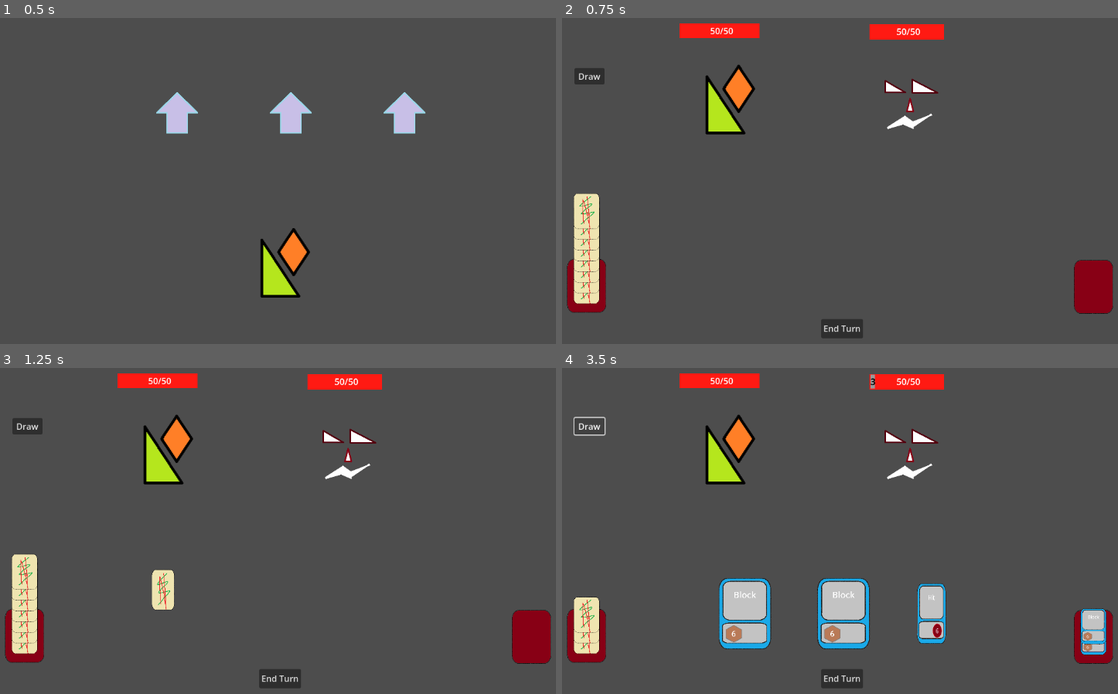
Above: before the commit, frames 1-4 (two rows, left to right).
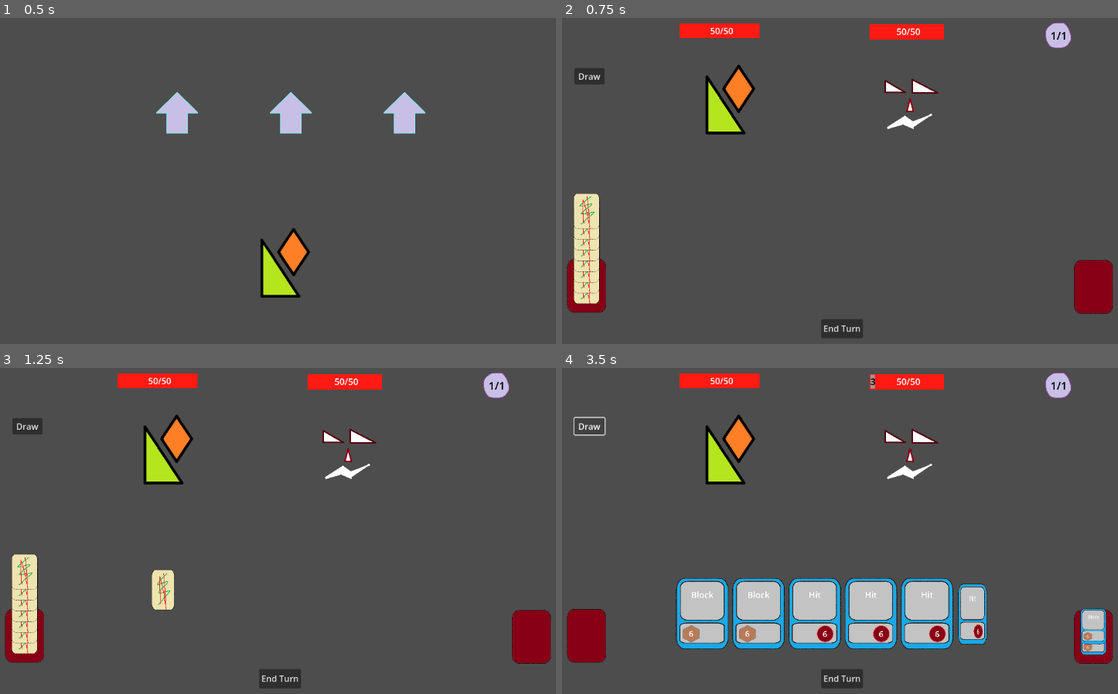
Above: after the commit, the same moments.

Repository: HartThomas/Roguelike-Ideas
Game: Godot game, scene res://main.tscn
The game is run twice, just before and just after one commit, with the same random seed, the same clock (stepped at 60 frames per second) and the same inputs.
Inputs (mouse positions are in pixels of both pictures, inside the frame that each line leads up to):
- Up to frame 1 (0.5 s): no input
- Up to frame 2 (0.75 s): tap Enter at 0.5 s; drag from (851, 112) to (901, 96) at 0.52 s
- Up to frame 3 (1.25 s): no input
- Up to frame 4 (3.5 s): click "End Turn" at 1.25 s; click "Draw" at 2 s; click "Draw" at 2.75 s

Frame 1 is identical in both runs. In frame 2, 0.3% of the frame differs, in the area x 86-92%, y 1-10%; in frame 3, 0.3%; in frame 4, 10%, in the area x 2-92%, y 1-88%.

Commit message:
Add effort

Diff:
--- a/BattleManager.gd
+++ b/BattleManager.gd
@@ -9,6 +9,8 @@
 @export var enemy_health : int = 50
 @export var enemy_block : int = 0
 
+@export var max_effort :int = 1
+@export var effort :int = 1
 # Called when the node enters the scene tree for the first time.
 func _ready() -> void:
 	add_cards_to_deck(['Hit', 'Hit', 'Hit', 'Hit', 'Block', 'Block', 'Block', 'Block'])
--- a/battle.gd
+++ b/battle.gd
@@ -34,16 +34,19 @@
 	for clicked in clickedArray:
 		clicked.is_dragging = false
 	clickedArray.clear()
-	if not card.in_hand and hand.has(card):
-		print({'attack':card.card_info.attack, 'block':card.card_info.block})
-		edit_enemy_health(card.card_info.attack)
-		edit_player_block(card.card_info.block)
-		depleted.append(card)
-		hand.erase(card)
-		arrange_depleted()
-		arrange_hand_positions()
-		if BattleManager.enemy_health <= 0:
-			battle_over.emit()
+	if BattleManager.effort > 0:
+		if not card.in_hand and hand.has(card):
+			print({'attack':card.card_info.attack, 'block':card.card_info.block})
+			edit_enemy_health(card.card_info.attack)
+			edit_player_block(card.card_info.block)
+			depleted.append(card)
+			hand.erase(card)
+			arrange_depleted()
+			arrange_hand_positions()
+			if BattleManager.enemy_health <= 0:
+				battle_over.emit()
+			use_effort(1)
+
 
 func _on_draw_button_down() -> void:
 	if deck.size() == 0:
@@ -148,6 +151,7 @@
 		$Enemy/BlockBar/BlockLabel.text = BattleManager.enemy_block
 	else:
 		$Enemy/BlockBar/BlockLabel.text = ''
+	$EffortLevel/EffortLabel.text = str(BattleManager.effort) + '/' + str(BattleManager.max_effort)
 	show()
 	await get_tree().create_timer(0.5).timeout
 	draw_hand()
@@ -224,10 +228,18 @@
 	if enemy_action.has('block'):
 		edit_enemy_block(enemy_action.get('block'))
 	await get_tree().create_timer(0.1).timeout
-	print(hand)
 	for card in hand:
 		depleted.append(card)
 	hand.clear()
-	print(hand,'umm',depleted)
 	arrange_depleted()
 	arrange_hand_positions()
+	draw_hand()
+	reset_effort()
+
+func use_effort(amount) -> void:
+	BattleManager.effort -= amount
+	$EffortLevel/EffortLabel.text = str(BattleManager.effort) + '/' + str(BattleManager.max_effort)
+
+func reset_effort() -> void:
+	BattleManager.effort = BattleManager.max_effort
+	$EffortLevel/EffortLabel.text = str(BattleManager.effort) + '/' + str(BattleManager.max_effort)
--- a/battle.tscn
+++ b/battle.tscn
@@ -1,10 +1,11 @@
-[gd_scene load_steps=11 format=3 uid="uid://by1bi0miuud7i"]
+[gd_scene load_steps=12 format=3 uid="uid://by1bi0miuud7i"]
 
 [ext_resource type="PackedScene" uid="uid://48qfybefw3aa" path="res://card.tscn" id="1_8fvkg"]
 [ext_resource type="Script" path="res://battle.gd" id="1_flmcs"]
 [ext_resource type="Texture2D" uid="uid://di6egicjkh32r" path="res://art/card deck space.png" id="3_b0d62"]
 [ext_resource type="Texture2D" uid="uid://d1bskddfm5bji" path="res://art/Player.png" id="4_bpe10"]
 [ext_resource type="Texture2D" uid="uid://ccf6n26hnpsx7" path="res://art/Enemy.png" id="5_nqs84"]
+[ext_resource type="Texture2D" uid="uid://bdky0m17w7ynf" path="res://art/effort.png" id="6_12q4i"]
 
 [sub_resource type="RectangleShape2D" id="RectangleShape2D_rsbja"]
 size = Vector2(731, 204)
@@ -145,6 +146,22 @@
 offset_bottom = 633.0
 text = "End Turn"
 
+[node name="EffortLevel" type="Sprite2D" parent="."]
+position = Vector2(982, 67)
+scale = Vector2(0.1, 0.1)
+texture = ExtResource("6_12q4i")
+
+[node name="EffortLabel" type="Label" parent="EffortLevel"]
+offset_left = -220.0
+offset_top = -230.0
+offset_right = 260.0
+offset_bottom = 240.0
+theme_override_colors/font_color = Color(0, 0, 0, 1)
+theme_override_font_sizes/font_size = 200
+text = "1/1"
+horizontal_alignment = 1
+vertical_alignment = 1
+
 [connection signal="area_entered" from="Hand" to="." method="_on_hand_area_entered"]
 [connection signal="area_exited" from="Hand" to="." method="_on_hand_area_exited"]
 [connection signal="clicked" from="Card" to="." method="_on_card_clicked"]
Binary file added: art/effort.png
Not shown, added: art/effort.png.import
